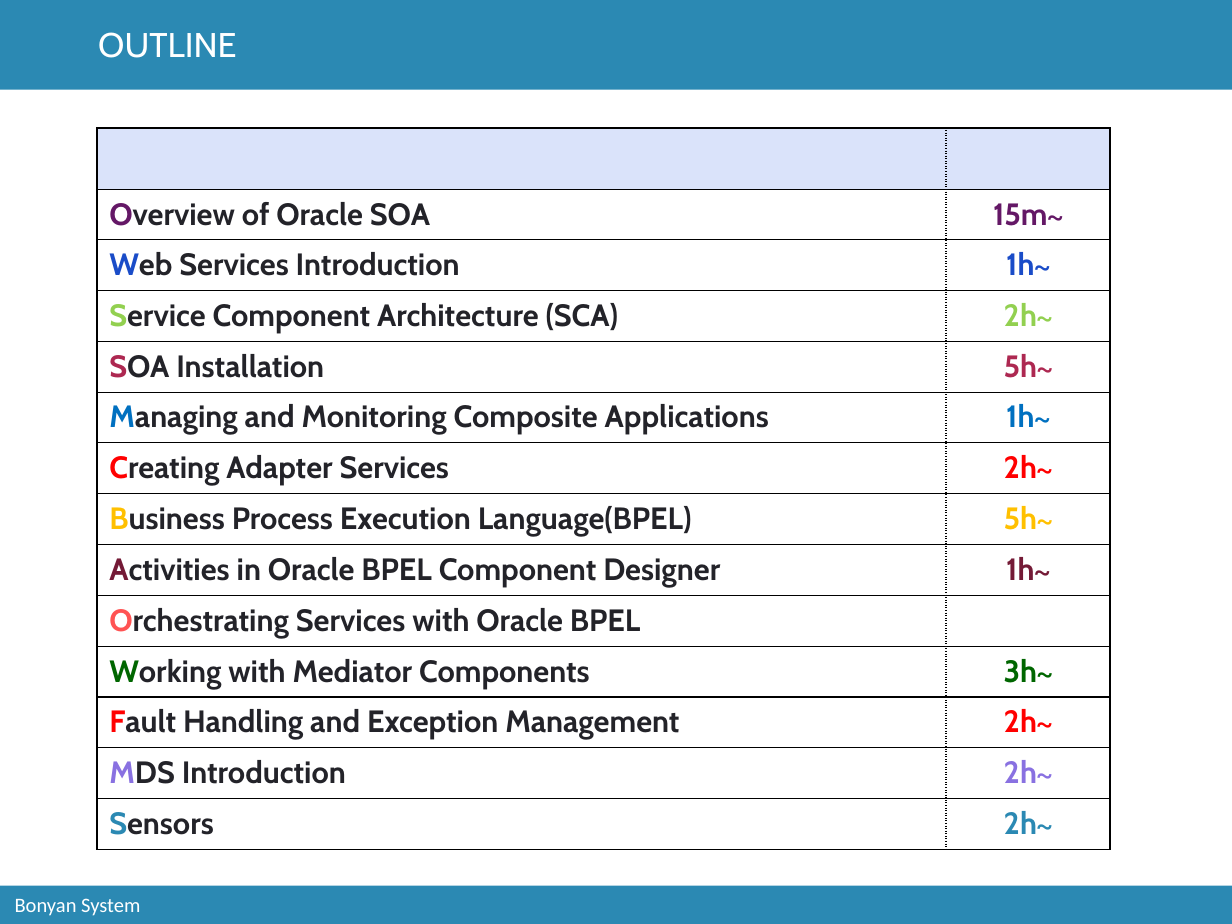
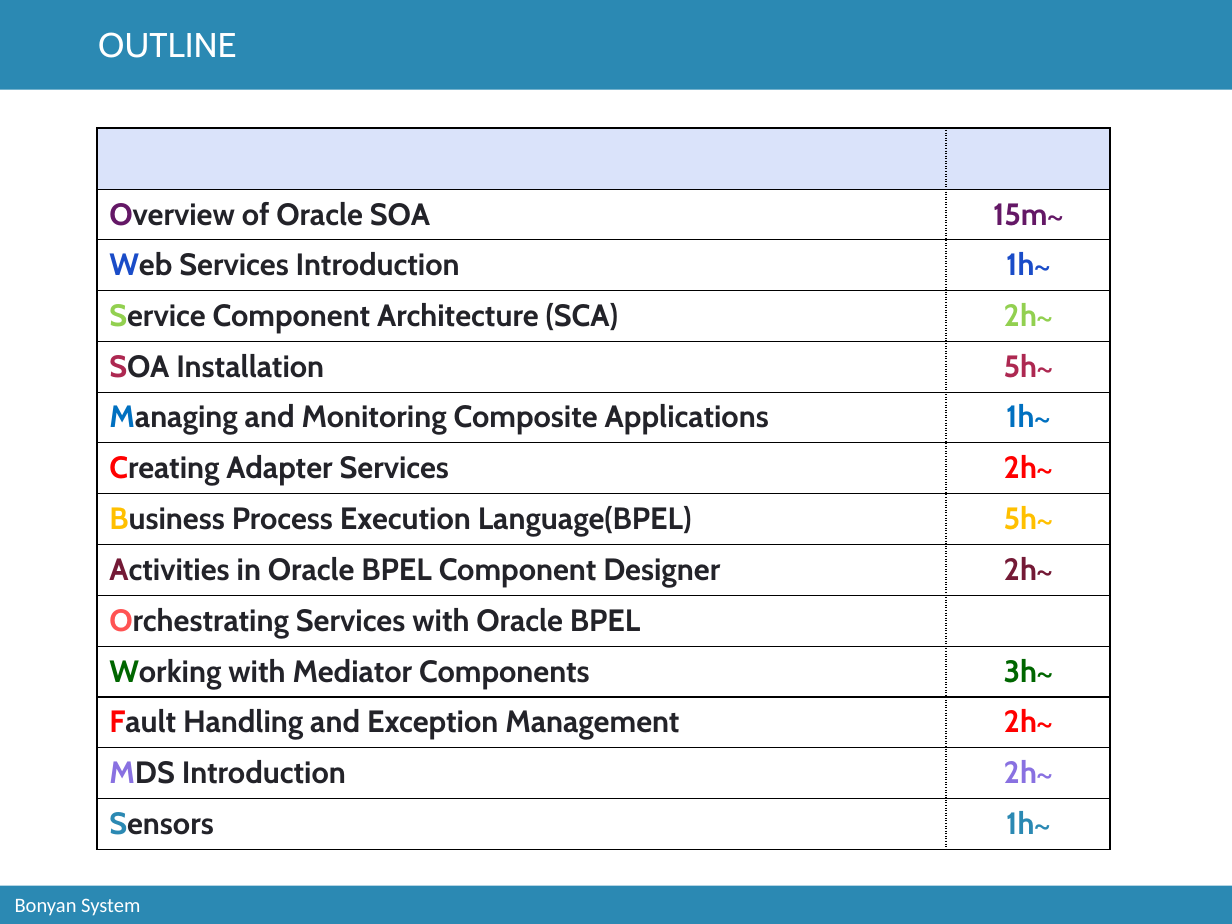
Before and after one commit to catcry/soaTraining, a slide deck: slide 2 of Presentation/soaTrainingPresentation.pptx. Drawn at 1232x924 pixels with LibreOffice and Linux fonts; fonts in the diff are those of the drawing; background and template pictures are left out. Boxes give left, top, right and bottom in pixels: in the first picture for what was removed or moved away, otherwise in the second. Text is boxed around its words. In the diff, an @@ line names an element or a change of style, - is before the commit and + after.

```diff
--- a/Presentation/soaTrainingPresentation.pptx
+++ b/Presentation/soaTrainingPresentation.pptx
@@ table at box(97, 128, 1110, 845) @@
-row 9, column 2: ~1h
+row 9, column 2: ~2h
-row 14, column 2: ~2h
+row 14, column 2: ~1h
```
Also in this commit, not shown: 2 other slides changed, 2 slides added.
